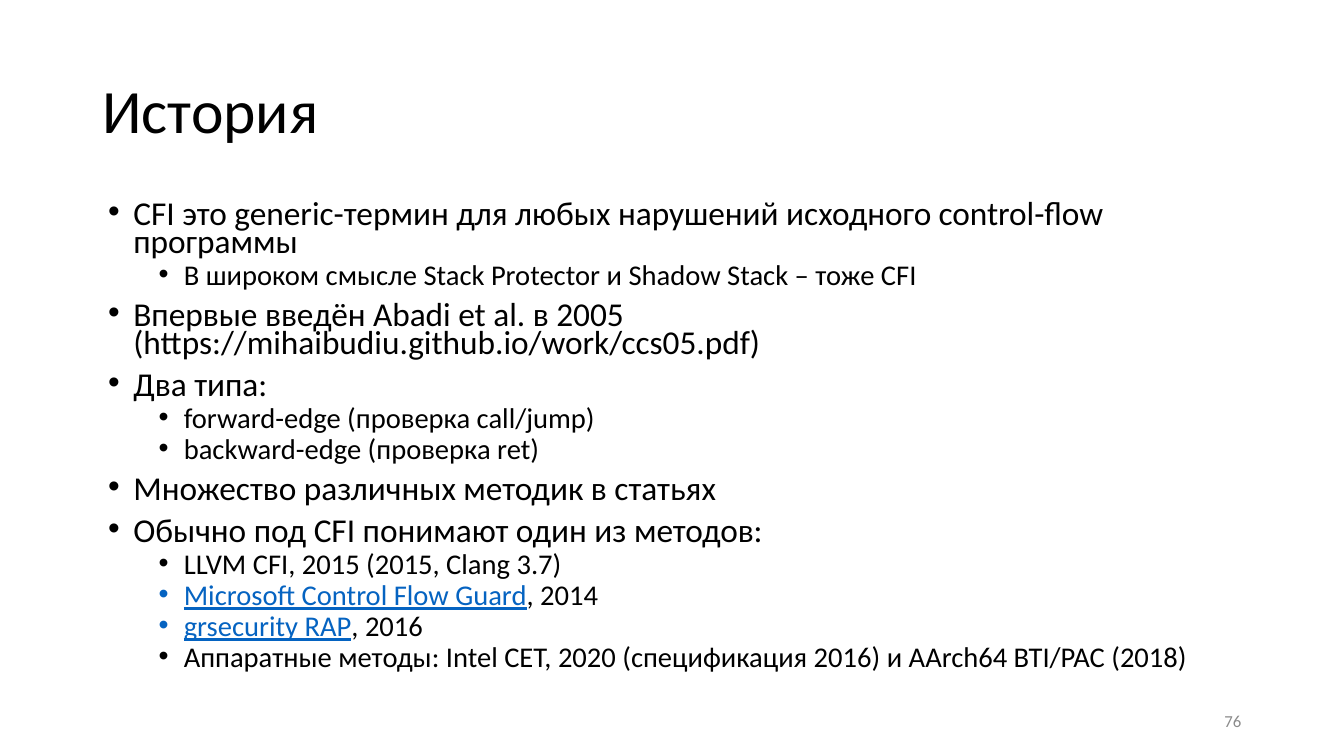
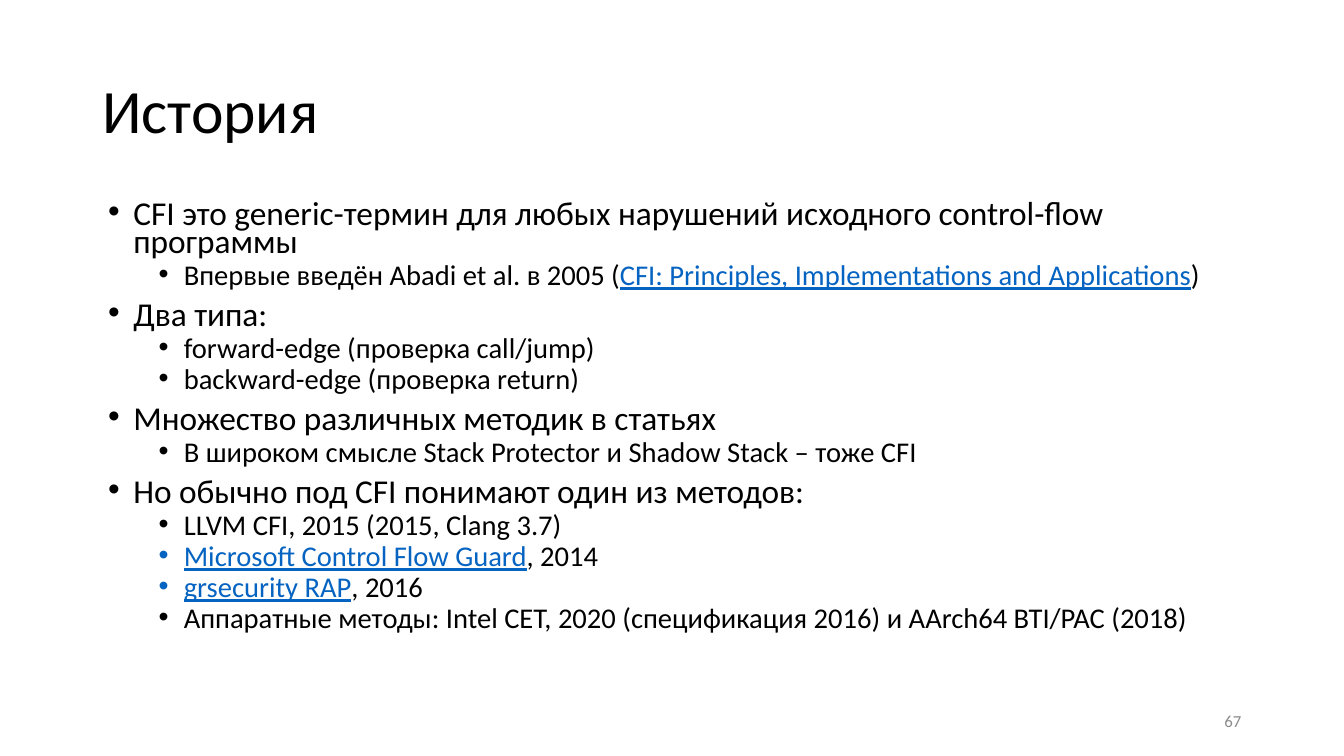
Before and after one commit to yugr/slides, a slide deck: slide 67 of CppZeroCost/2025/RU.pptx (slide 76 before the commit). Drawn at 1344x756 pixels with LibreOffice and Linux fonts; fonts in the diff are those of the drawing. Boxes give left, top, right and bottom in pixels: in the first picture for what was removed or moved away, otherwise in the second. Text is boxed around its words. In the diff, an @@ line names an element or a change of style, - is before the commit and + after.

```diff
--- a/CppZeroCost/2025/RU.pptx
+++ b/CppZeroCost/2025/RU.pptx
@@ text at [184,264,1200,290]: text changed; size 23.8 to 20.4 pt; text colour #000000 to #0563C1 @@
-  • В широком смысле Stack Protector и Shadow Stack – тоже CFI
-• Впервые введён Abadi et al. в 2005 (https://mihaibudiu.github.io/work/ccs05.pdf)
+  • Впервые введён Abadi et al. в 2005 (CFI: Principles, Implementations and Applications)
@@ text at [184,368,579,394]: text changed @@
-  • backward-edge (проверка ret)
+  • backward-edge (проверка return)
@@ text at [133,442,916,509]: text changed; size 23.8 to 20.4 pt @@
-• Обычно под CFI понимают один из методов:
+  • В широком смысле Stack Protector и Shadow Stack – тоже CFI
+• Но обычно под CFI понимают один из методов:
@@ page number at [1224,716,1241,727]: text changed @@
-76
+67
```
Also in this commit, not shown: 17 other slides changed, 3 slides added, 1 slide removed, 3 other files.
